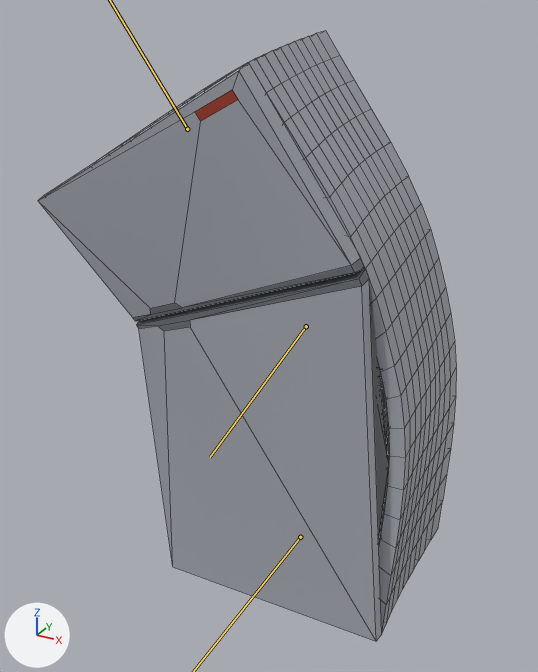
Renders of the FBX model RhythmGamePrototype3/Assets/Animation/FridgeNew.fbx from each side of a commit.
Camera for both pictures: a camera (50 mm lens) standing at (1.22, -4.67, 2.32) and looking at (-0.09, -2.28, 1.12). The lights are fixed; the arrows at lower left show +X, +Y and +Z. Both versions are drawn at frame 25 of the action 'Take 001'; the numbers are the values there. The bones that bend it are drawn over the model as lines. Mesh edges are drawn as thin lines.

Names of what the first picture shows: 'SM_Prop_Kitchen_Fridge_01_Door_01', 'SM_Prop_Kitchen_Fridge_01_Door_02', 'SM_Prop_Kitchen_Fridge_03'.
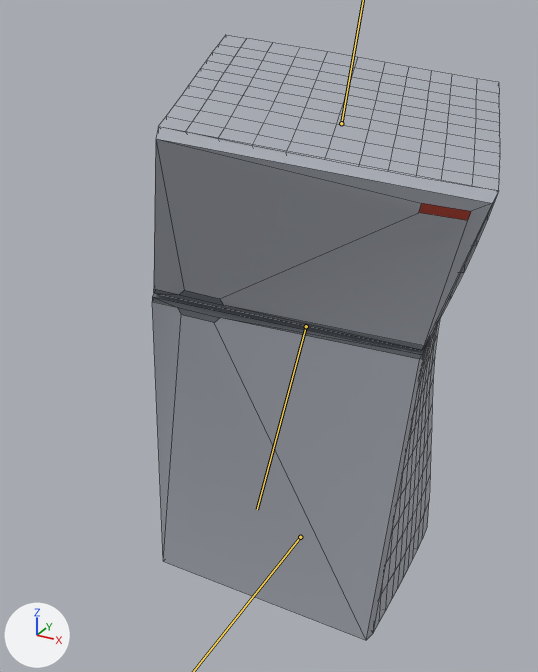
Boxes (x1, y1, x2, y2) around the edits, measured in the pictures (538 x 672 px):
```json
{"object": "SM_Prop_Kitchen_Fridge_01_Door_01", "change": "posed", "before": [136, 268, 389, 641], "after": [152, 294, 427, 640], "on screen": "9% wider, 7% shorter"}
{"object": "SM_Prop_Kitchen_Fridge_01_Door_02", "change": "posed", "before": [38, 63, 365, 321], "after": [154, 126, 499, 350], "on screen": "13% shorter"}
{"object": "SM_Prop_Kitchen_Fridge_03", "change": "posed", "before": [103, 30, 456, 633], "after": [159, 35, 500, 633]}
{"bone": "joint15", "before": "(306, 326) to (210, 457)", "after": "(306, 326) to (257, 509)"}
```

Edits to the scene script, one JSON object a line:
```json
{"block": "bone_joint15", "where": "bone_joint15 = bpy.data.objects['Armature'].pose.bones['joint15']  # child of 'joint14'"}
{"op": "set", "path": "bone_joint15.rotation_quaternion", "old": "(0.961, 0.045, 0.264, 0.065)", "new": "(0.972, 0.15, -0.103, 0.148)", "note": "degrees (8, 30, 10) -> degrees (16, -14, 15)"}
```
